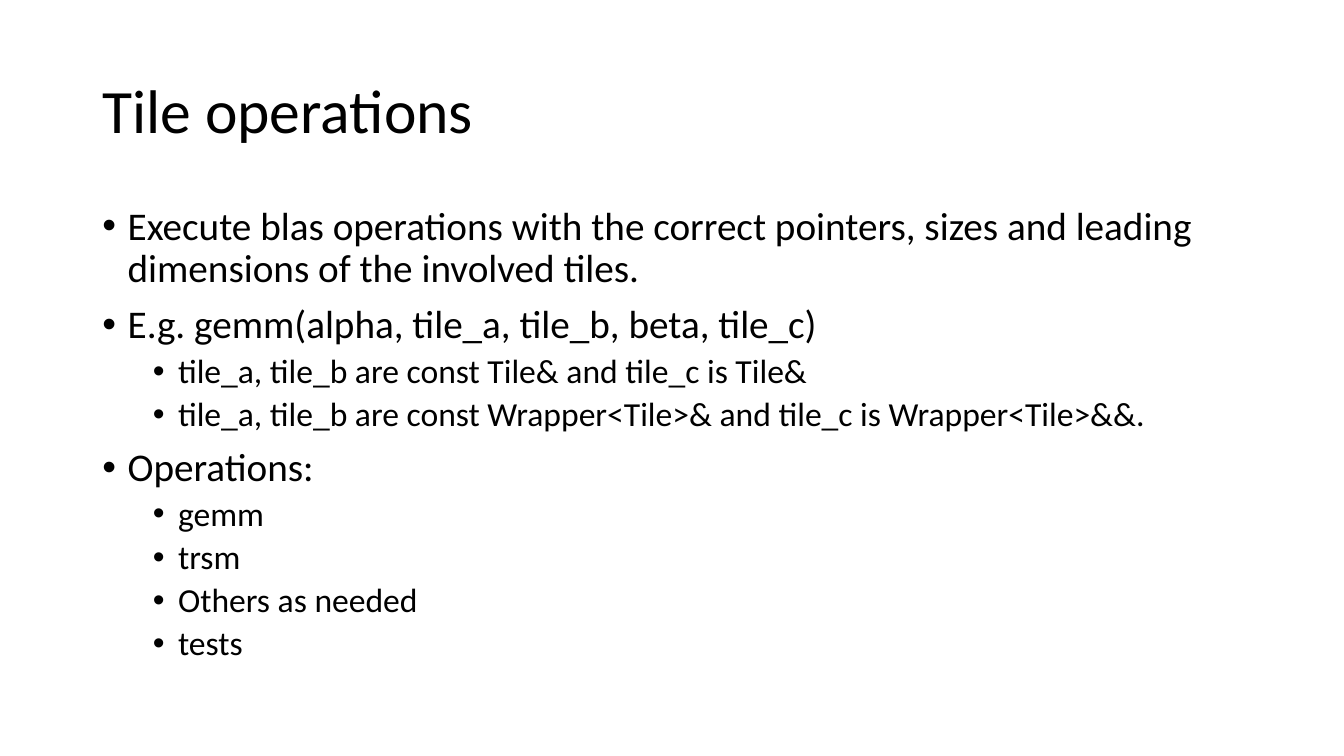
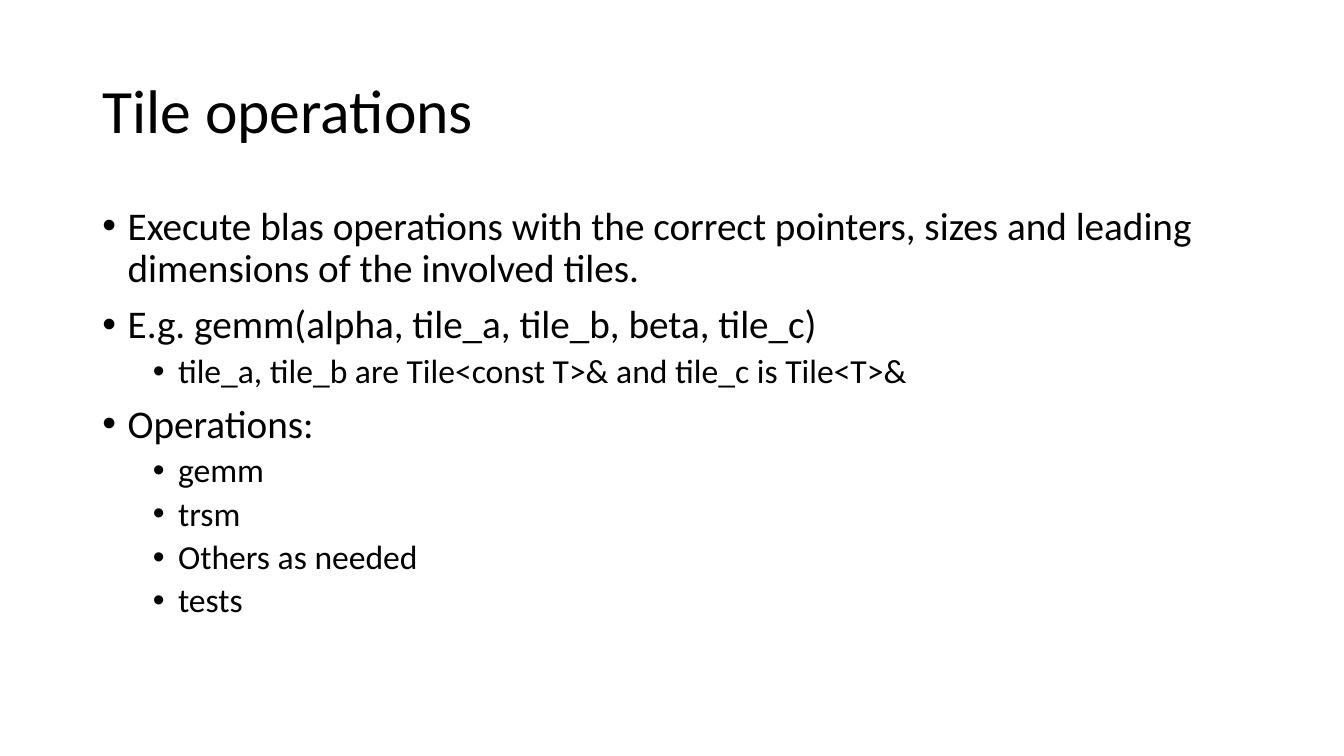
Before and after one commit to eth-cscs/DLA-Future, a slide deck: slide 6 of misc/code.pptx. Drawn at 1344x756 pixels with LibreOffice and Linux fonts; fonts in the diff are those of the drawing. Boxes give left, top, right and bottom in pixels: in the first picture for what was removed or moved away, otherwise in the second. Text is boxed around its words. In the diff, an @@ line names an element or a change of style, - is before the commit and + after.

```diff
--- a/misc/code.pptx
+++ b/misc/code.pptx
@@ text at [178, 359, 906, 388]: text changed @@
-  • tile_a, tile_b are const Tile& and tile_c is Tile&
-  • tile_a, tile_b are const Wrapper<Tile>& and tile_c is Wrapper<Tile>&&.
+  • tile_a, tile_b are Tile<const T>& and tile_c is Tile<T>&
```
Also in this commit, not shown: 6 other slides changed, 2 other files.
